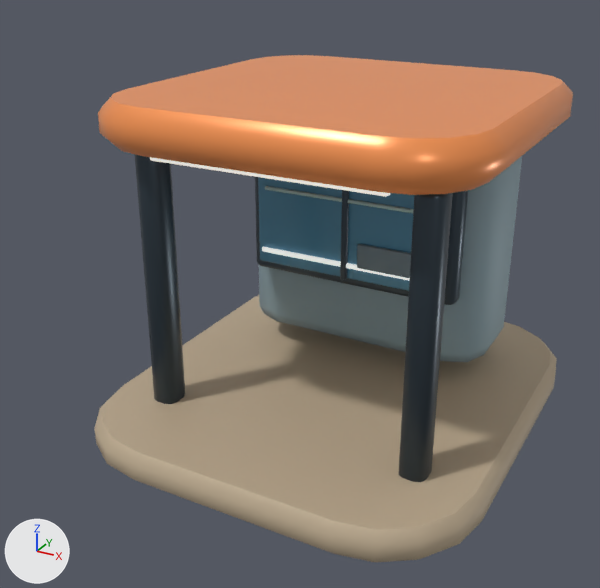
What one commit did to the glTF model assets/models/regions/metro_dealership_2.glb.
One viewpoint serves both versions: a 50 mm lens placed at (8.43, -4.38, 3.24), pointed at (5.87, 0.27, 0.91). Every picture has the same lights, and +X, +Y and +Z are marked at lower left. The first picture is the older version. Vertices at exactly the same position are counted once.

The first picture shows 'Dealership2'.
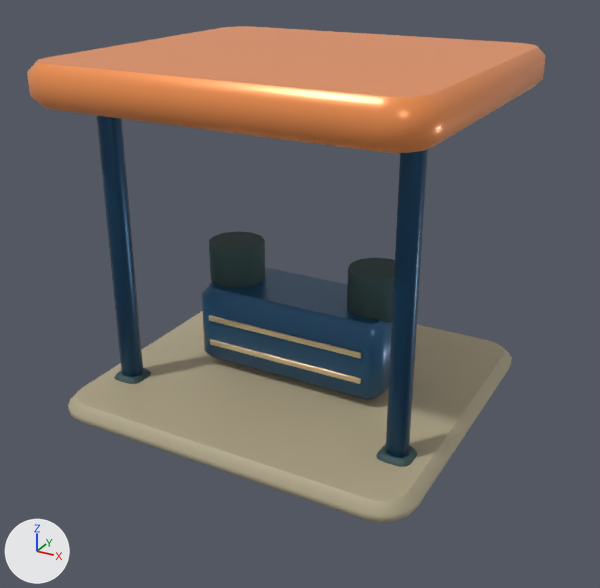
Changed parts and their boxes (x1, y1, x2, y2) in the pictures (600 x 588 px; the box of a moved part takes in the faces that stretch with it):
'Dealership2', reshaped (9% wider)
    before: (95, 55, 573, 562)
    after: (27, 26, 546, 523)
part 1 of me_dealership2, moved or reshaped
    before: (340, 190, 349, 280)
    after: (97, 116, 143, 377)
part 2 of me_dealership2, moved or reshaped
    before: (265, 186, 414, 213)
    after: (210, 339, 361, 384)
part 3 of me_dealership2, moved or reshaped
    before: (262, 246, 410, 281)
    after: (209, 315, 362, 358)
part 4 of me_dealership2, added
    after: (209, 231, 265, 288)
part 5 of me_dealership2, added
    after: (347, 257, 395, 322)
part 6 of me_dealership2, rebuilt (21% shorter)
    before: (95, 295, 557, 562)
    after: (68, 311, 512, 523)
part 7 of me_dealership2, rebuilt (9% wider, 9% shorter)
    before: (98, 55, 573, 195)
    after: (27, 26, 546, 153)
part 8 of me_dealership2, added
    after: (114, 368, 151, 384)
part 9 of me_dealership2, added (cyan)
    after: (376, 444, 418, 467)
part 10 of me_dealership2, added (blue)
    after: (202, 267, 392, 399)
part 11 of me_dealership2, added (blue)
    after: (386, 149, 428, 458)
part 12 of me_dealership2, deleted
    before: (135, 155, 185, 404)
part 13 of me_dealership2, deleted
    before: (150, 157, 390, 197)
part 14 of me_dealership2, deleted
    before: (255, 177, 468, 305)
part 15 of me_dealership2, deleted (blue)
    before: (258, 177, 414, 291)
part 16 of me_dealership2, deleted
    before: (357, 244, 411, 278)
part 17 of me_dealership2, deleted
    before: (259, 156, 522, 482)

The change, as a diff of the scene's bpy script:
```diff
--- a/assets/models/regions/metro_dealership_2.glb.py
+++ b/assets/models/regions/metro_dealership_2.glb.py
@@ mat_rubber @@
+mat_rubber = bpy.data.materials.new('Rubber')
+mat_rubber.use_nodes = True; mat_rubber.node_tree.nodes.clear()
+_N = mat_rubber.node_tree.nodes; _L = mat_rubber.node_tree.links
+n0 = _N.new('ShaderNodeBsdfPrincipled'); n0.name = 'Principled BSDF'
+n0.inputs[2].default_value = 0.84  # 'Roughness'
+n1 = _N.new('ShaderNodeOutputMaterial'); n1.name = 'Material Output'
+n2 = _N.new('ShaderNodeVertexColor'); n2.name = 'Color Attribute'
+_L.new(n0.outputs[0], n1.inputs[0])  # 'BSDF' to 'Surface'
+_L.new(n2.outputs[0], n0.inputs[0])  # 'Color' to 'Base Color'
@@ me_dealership2 @@
-me_dealership2.from_pydata(...)  # 880 vertices, 1712 faces; spans x 4.74..7.47, y -1.08..2.04, z 0.0..2.32
+me_dealership2.from_pydata(...)  # 784 vertices, 1516 faces; spans x 4.41..7.09, y -0.73..1.75, z 0.0..2.51
+# me_dealership2 part 1: the loose piece of 72 vertices spanning x 6.08..6.12, y 0.47..0.51, z 0.99..1.72 is scaled about its middle by (3.11, 3.11, 3.25), then moved by (-1.42, -0.66, -0.16)
+# me_dealership2 part 2: the loose piece of 72 vertices spanning x 5.47..6.73, y 0.48..0.51, z 1.55..1.57 is moved by (-0.35, -0.28, -1.18), in mat_metal
+# me_dealership2 part 3: the loose piece of 72 vertices spanning x 5.43..6.76, y 0.48..0.51, z 1.08..1.11 is scaled about its middle by (0.941, 0.821, 1.26), then moved by (-0.35, -0.27, -0.51), in mat_metal
+# me_dealership2 part 4: a new loose piece, a 12-sided cylinder along z spanning x 4.96..5.38, y 0.35..0.77, z 0.77..1.09, in mat_rubber
+# me_dealership2 part 5: a new loose piece, a 12-sided cylinder along z spanning x 6.12..6.54, y 0.35..0.77, z 0.77..1.09, in mat_rubber
+# me_dealership2 part 6: the loose piece of 80 vertices spanning x 4.74..7.47, y -1.08..2.04, z 0.0..0.22 is rebuilt with 80 vertices and now spans x 4.41..7.09, y -0.73..1.75, z 0.0..0.16
+# me_dealership2 part 7: the loose piece of 80 vertices spanning x 4.84..7.36, y -0.77..1.73, z 2.04..2.32 is rebuilt with 80 vertices and now spans x 4.41..7.09, y -0.73..1.75, z 2.23..2.51
+# me_dealership2 part 8: a new loose piece of 80 vertices spanning x 4.56..4.79, y -0.29..-0.05, z 0.01..0.19, in mat_ceramic
+# me_dealership2 part 9: a new loose piece of 80 vertices spanning x 6.71..6.94, y -0.29..-0.05, z 0.01..0.19, in mat_ceramic
+# me_dealership2 part 10: a new loose piece of 80 vertices spanning x 5.0..6.5, y 0.23..0.89, z 0.2..0.8, in mat_paint
+# me_dealership2 part 11: a new loose piece of 72 vertices spanning x 6.75..6.89, y -0.24..-0.1, z 0.0..2.37, in mat_metal
+# me_dealership2 part 12: the loose piece of 72 vertices spanning x 5.09..5.27, y -0.47..-0.27, z 0.03..2.02 is deleted
+# me_dealership2 part 13: the loose piece of 72 vertices spanning x 5.34..6.86, y -0.61..-0.55, z 1.99..2.05 is deleted
+# me_dealership2 part 14: the loose piece of 72 vertices spanning x 5.32..6.89, y 0.56..0.73, z 0.9..1.79 is deleted
+# me_dealership2 part 15: the loose piece of 72 vertices spanning x 5.39..6.81, y 0.51..0.58, z 0.99..1.72 is deleted
+# me_dealership2 part 16: the loose piece of 72 vertices spanning x 6.2..6.6, y 0.48..0.51, z 1.09..1.27 is deleted
+# me_dealership2 part 17
+# 144 vertices are removed from x 5.15..7.11, y -0.47..1.59, z 0.03..2.02
+# 280 faces are deleted
+# other edits to the shape of me_dealership2 do not show in these pictures
 me_dealership2.materials.append(mat_ceramic)
@@ me_dealership2 @@
 me_dealership2.materials.append(mat_paint)
-me_dealership2.materials.append(mat_tint)
 me_dealership2.materials.append(mat_light)
+me_dealership2.materials.append(mat_rubber)
```
